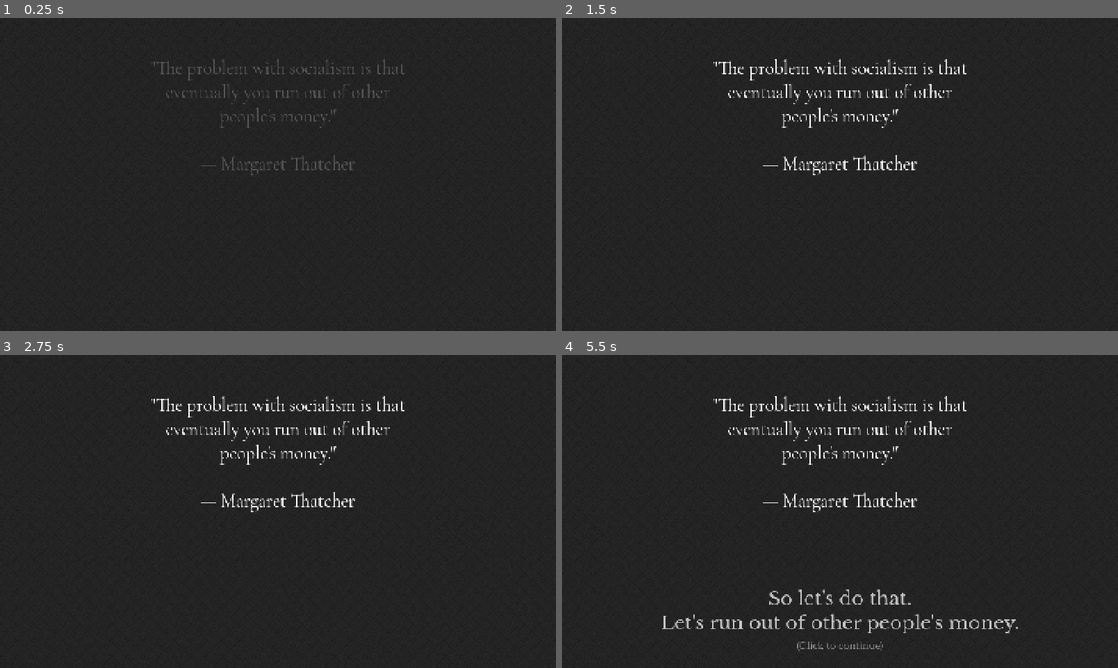
Above: before the commit, frames 1-4 (two rows, left to right).
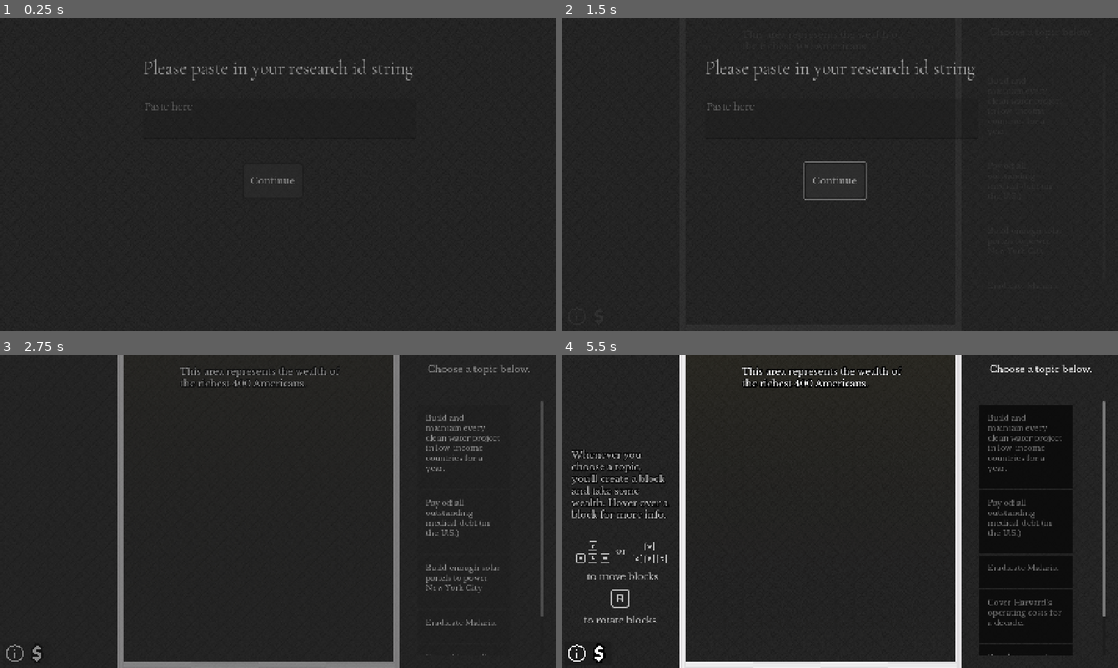
Above: after the commit, the same moments.

Repository: kksgandhi/other-peoples-money
Game: Godot game, scene res://scenes/game.tscn
Two runs of this game, one before a commit and one after it. Both use one fixed random seed, a clock stepped at 60 frames per second and the inputs below.
Inputs (mouse positions are in pixels of both pictures, inside the frame that each line leads up to):
- Up to frame 1 (0.25 s): no input
- Up to frame 2 (1.5 s): click (1023, 108) at 0.52 s; click (834, 180) at 1.25 s, where only the run after the commit has a clickable "Continue"
- Up to frame 3 (2.75 s): move the mouse to (400, 495) at 2.02 s; hold Right (right) from 2.03 s (still down); tap R (rotate) at 2.1 s; click (400, 495) at 2.17 s
- Up to frame 4 (5.5 s): move the mouse to (728, 527) at 2.77 s; release Right (right) at 2.78 s; hold Down (down) 2.78-3.53 s; tap R (rotate) every 0.75 s from 2.85 to 5.1 s; click (728, 527) at 2.92 s; move the mouse to (895, 442) at 3.52 s; hold Right (right) 3.53-4.28 s; click (895, 442) at 3.67 s; move the mouse to (812, 574) at 4.27 s; hold W (up) 4.28-5.03 s; click (812, 574) at 4.42 s; move the mouse to (1006, 558) at 5.02 s; hold Left (left) from 5.03 s (still down); click (1006, 558) at 5.17 s

The runs differ from the first frame. In frame 1, 1.4% of the frame differs, in the area x 25-75%, y 13-53%; in frame 2, 2.0%; in frame 3, 6.7%; in frame 4, 12%, in the area x 1-98%, y 0-100%.

Commit message:
add research splash screen
to collect player's research IDs

Diff:
--- a/game/scenes/Splash.gd
+++ b/game/scenes/Splash.gd
@@ -1,17 +1,45 @@
 extends Node2D
 
+@export_subgroup("Animators")
+@export var show_labels : AnimationPlayer
+@export var hide_splash : AnimationPlayer
+@export var research_animator : AnimationPlayer
+@export_subgroup("Research Children")
+@export var research_label : Label
+@export var research_id_text_edit : TextEdit
+
+# Are we done with the splash screen?
+# Yes, if research telemetry is not active and we are hiding the reflection text
+# Otherwise this will get set later in this script
+var splash_flow_finished := not Globals.research_telemetry and Globals.hide_reflection_text
+
 func _ready() -> void:
+  visible = true
+  if Globals.research_telemetry:
+    research_animator.play("show_research")
+  else:
+    start_game_flow()
+
+func start_game_flow() -> void:
   if Globals.hide_reflection_text:
-    $HideSplash.play("hide_splash")
+    hide_splash.play("hide_splash")
   else:
-    $ShowLabels.play("show_labels")
-  visible = true
+    show_labels.play("show_labels")
 
 func _unhandled_input(event: InputEvent) -> void:
-  if event is InputEventMouseButton and not $ShowLabels.is_playing():
-    $HideSplash.play("hide_splash")
+  if event is InputEventMouseButton and splash_flow_finished:
+    hide_splash.play("hide_splash")
   if event.is_action_pressed("debug"):
-      queue_free()
+    queue_free()
 
 func _on_hide_splash_animation_finished(anim_name: String) -> void:
-  queue_free() # Replace with function body.
+  queue_free()
+
+func _on_research_continue_button_pressed() -> void:
+  # TODO: validate research_id_text
+  print(research_id_text_edit.text)
+  research_animator.play("hide_research")
+  start_game_flow()
+
+func _on_show_labels_animation_finished(anim_name: StringName) -> void:
+  splash_flow_finished = true
--- a/game/scenes/game.tscn
+++ b/game/scenes/game.tscn
@@ -302,7 +302,7 @@
 
 [sub_resource type="Animation" id="Animation_ojmdf"]
 resource_name = "show_labels"
-length = 6.0
+length = 7.5
 tracks/0/type = "value"
 tracks/0/imported = false
 tracks/0/enabled = true
@@ -310,7 +310,7 @@
 tracks/0/interp = 1
 tracks/0/loop_wrap = true
 tracks/0/keys = {
-"times": PackedFloat32Array(0, 1),
+"times": PackedFloat32Array(1.5666667, 2.9666667),
 "transitions": PackedFloat32Array(1, 1),
 "update": 0,
 "values": [Color(1, 1, 1, 0), Color(1, 1, 1, 1)]
@@ -322,7 +322,7 @@
 tracks/1/interp = 1
 tracks/1/loop_wrap = true
 tracks/1/keys = {
-"times": PackedFloat32Array(0, 4, 6),
+"times": PackedFloat32Array(0, 5.4666667, 7.5),
 "transitions": PackedFloat32Array(1, 1, 1),
 "update": 0,
 "values": [Color(1, 1, 1, 0), Color(1, 1, 1, 0), Color(1, 1, 1, 1)]
@@ -334,7 +334,7 @@
 tracks/2/interp = 1
 tracks/2/loop_wrap = true
 tracks/2/keys = {
-"times": PackedFloat32Array(0, 5, 6),
+"times": PackedFloat32Array(0, 6.1666665, 7.5),
 "transitions": PackedFloat32Array(1, 1, 1),
 "update": 0,
 "values": [Color(1, 1, 1, 0), Color(1, 1, 1, 0), Color(1, 1, 1, 1)]
@@ -381,6 +381,58 @@
 _data = {
 &"RESET": SubResource("Animation_bfxbb"),
 &"hide_splash": SubResource("Animation_cnlll")
+}
+
+[sub_resource type="Animation" id="Animation_qouja"]
+length = 0.001
+tracks/0/type = "value"
+tracks/0/imported = false
+tracks/0/enabled = true
+tracks/0/path = NodePath("research_introduction:modulate")
+tracks/0/interp = 1
+tracks/0/loop_wrap = true
+tracks/0/keys = {
+"times": PackedFloat32Array(0),
+"transitions": PackedFloat32Array(1),
+"update": 0,
+"values": [Color(1, 1, 1, 0)]
+}
+
+[sub_resource type="Animation" id="Animation_wljb1"]
+resource_name = "hide_research"
+tracks/0/type = "value"
+tracks/0/imported = false
+tracks/0/enabled = true
+tracks/0/path = NodePath("research_introduction:modulate")
+tracks/0/interp = 1
+tracks/0/loop_wrap = true
+tracks/0/keys = {
+"times": PackedFloat32Array(0, 0.40000004),
+"transitions": PackedFloat32Array(1, 1),
+"update": 0,
+"values": [Color(1, 1, 1, 1), Color(1, 1, 1, 0)]
+}
+
+[sub_resource type="Animation" id="Animation_sgl2t"]
+resource_name = "show_research"
+tracks/0/type = "value"
+tracks/0/imported = false
+tracks/0/enabled = true
+tracks/0/path = NodePath("research_introduction:modulate")
+tracks/0/interp = 1
+tracks/0/loop_wrap = true
+tracks/0/keys = {
+"times": PackedFloat32Array(0, 0.4666667),
+"transitions": PackedFloat32Array(1, 1),
+"update": 0,
+"values": [Color(1, 1, 1, 0), Color(1, 1, 1, 1)]
+}
+
+[sub_resource type="AnimationLibrary" id="AnimationLibrary_v2yb1"]
+_data = {
+&"RESET": SubResource("Animation_qouja"),
+&"hide_research": SubResource("Animation_wljb1"),
+&"show_research": SubResource("Animation_sgl2t")
 }
 
 [node name="Game" type="Node2D" node_paths=PackedStringArray("mobile_info_tetro_box")]
@@ -3035,9 +3087,14 @@
 script = ExtResource("16_gfsir")
 base_text = "As you run out of other people's money, this is what you've managed to do. Keep going, think you can squeeze a little more in?"
 
-[node name="Splash" type="Node2D" parent="SplashLayer"]
+[node name="Splash" type="Node2D" parent="SplashLayer" node_paths=PackedStringArray("show_labels", "hide_splash", "research_animator", "research_label", "research_id_text_edit")]
 visible = false
 script = ExtResource("6_ybfi8")
+show_labels = NodePath("ShowLabels")
+hide_splash = NodePath("HideSplash")
+research_animator = NodePath("ResearchAnimator")
+research_label = NodePath("research_introduction/ResearchPleasePaste")
+research_id_text_edit = NodePath("research_introduction/ResearchIDTextEdit")
 
 [node name="Noise" type="TextureRect" parent="SplashLayer/Splash"]
 offset_left = -345.0
@@ -3098,11 +3155,49 @@
 &"": SubResource("AnimationLibrary_in24v")
 }
 
+[node name="research_introduction" type="Node2D" parent="SplashLayer/Splash"]
+modulate = Color(1, 1, 1, 0)
+
+[node name="ResearchPleasePaste" type="Label" parent="SplashLayer/Splash/research_introduction"]
+offset_left = 370.0
+offset_top = 100.0
+offset_right = 1070.0
+offset_bottom = 348.0
+theme = ExtResource("10_ot3g2")
+theme_override_fonts/font = ExtResource("8_xur25")
+theme_override_font_sizes/font_size = 48
+text = "Please paste in your research id string"
+horizontal_alignment = 1
+autowrap_mode = 3
+
+[node name="ResearchIDTextEdit" type="TextEdit" parent="SplashLayer/Splash/research_introduction"]
+offset_left = 370.0
+offset_top = 208.0
+offset_right = 1080.0
+offset_bottom = 313.0
+theme = ExtResource("10_ot3g2")
+placeholder_text = "Paste here"
+
+[node name="ResearchContinueButton" type="Button" parent="SplashLayer/Splash/research_introduction"]
+offset_left = 628.0
+offset_top = 374.0
+offset_right = 786.0
+offset_bottom = 469.0
+theme = ExtResource("10_ot3g2")
+text = "Continue"
+
+[node name="ResearchAnimator" type="AnimationPlayer" parent="SplashLayer/Splash"]
+libraries = {
+&"": SubResource("AnimationLibrary_v2yb1")
+}
+
 [connection signal="meta_clicked" from="UILayer/LeftSideBar/MarginContainer/LeftSideBarText" to="." method="_on_left_side_bar_text_meta_clicked"]
 [connection signal="pressed" from="UILayer/Hotbar/MarginContainer/HBoxContainer/InfoButton" to="." method="_on_info_button_pressed"]
 [connection signal="pressed" from="UILayer/Hotbar/MarginContainer/HBoxContainer/SpendingButton" to="." method="_on_spending_button_pressed"]
 [connection signal="meta_clicked" from="SplashLayer/Overlays/InfoOverlay/PanelContainer/MarginContainer/RichTextLabel" to="." method="_on_left_side_bar_text_meta_clicked"]
+[connection signal="animation_finished" from="SplashLayer/Splash/ShowLabels" to="SplashLayer/Splash" method="_on_show_labels_animation_finished"]
 [connection signal="animation_finished" from="SplashLayer/Splash/HideSplash" to="SplashLayer/Splash" method="_on_hide_splash_animation_finished"]
+[connection signal="pressed" from="SplashLayer/Splash/research_introduction/ResearchContinueButton" to="SplashLayer/Splash" method="_on_research_continue_button_pressed"]
 
 [editable path="Sidebar/YesThisWholeArea"]
 [editable path="Sidebar/Profit"]
--- a/game/scenes/globals.gd
+++ b/game/scenes/globals.gd
@@ -6,10 +6,14 @@
 
 var hide_cost := true
 
-var hide_reflection_text := false
+var hide_reflection_text := true
 
 var debug_mobile := false
 var is_mobile := debug_mobile or OS.has_feature("web_android") or OS.has_feature("web_ios")
+
+var research_telemetry := true
+
+var research_id := ""
 
 func get_tetromino_scale(cost: float) -> float:
   return sqrt(float(cost) / dollars_per_pixel / 4.0)
Not shown: 1 places in game/scenes/game.tscn that only renumber resources
